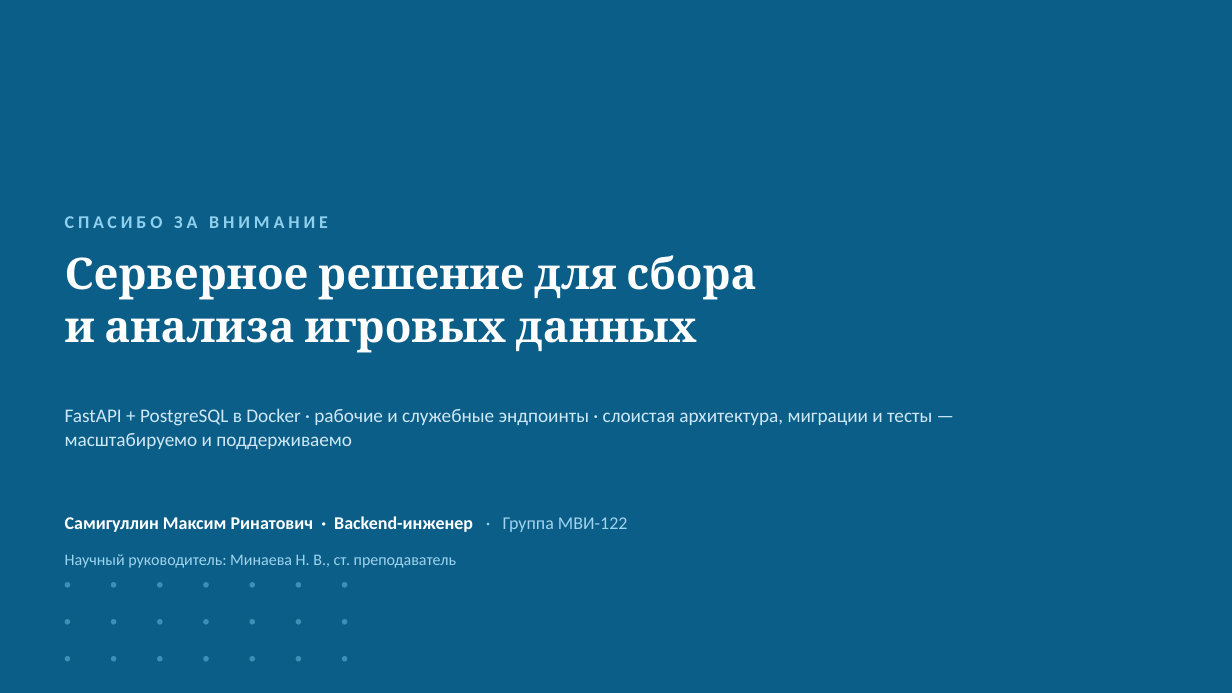
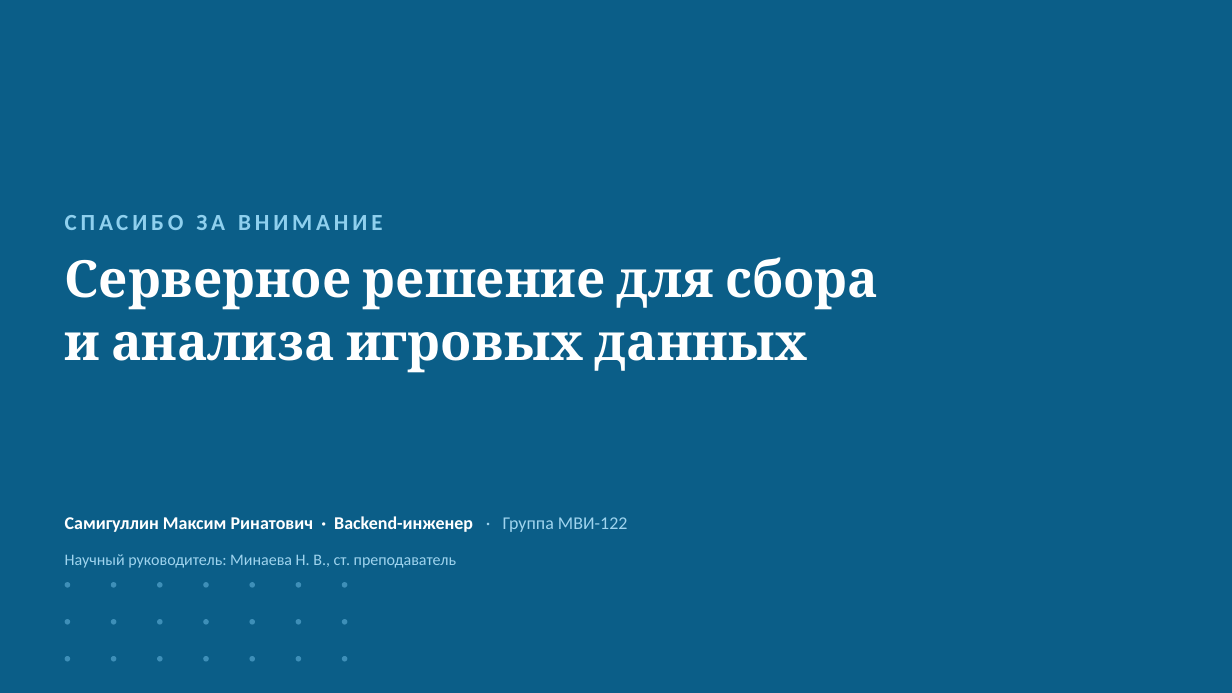
Before and after one commit to Antizi/diplom-Game_Plugs_Ai, a slide deck: slide 11 of presentations/Самигуллин_ВКР_серверное-решение.pptx. Drawn at 1232x693 pixels with LibreOffice and Linux fonts; fonts in the diff are those of the drawing. Boxes give left, top, right and bottom in pixels: in the first picture for what was removed or moved away, otherwise in the second. Text is boxed around its words. In the diff, an @@ line names an element or a change of style, - is before the commit and + after.

```diff
--- a/presentations/Самигуллин_ВКР_серверное-решение.pptx
+++ b/presentations/Самигуллин_ВКР_серверное-решение.pptx
@@ text "СПАСИБО ЗА ВНИМАНИЕ" at box(65, 215, 382, 230): size 14 to 18 pt @@
@@ text "Серверное решение для сбора" at box(65, 257, 879, 373): size 34 to 40 pt @@
@@ text removed at box(65, 408, 932, 449) @@
-FastAPI + PostgreSQL в Docker · рабочие и служебные эндпоинты · слоистая архитектура, миграции и тесты — масштабируемо и поддерживаемо
```
Also in this commit, not shown: 9 other slides changed, 3 other files.
